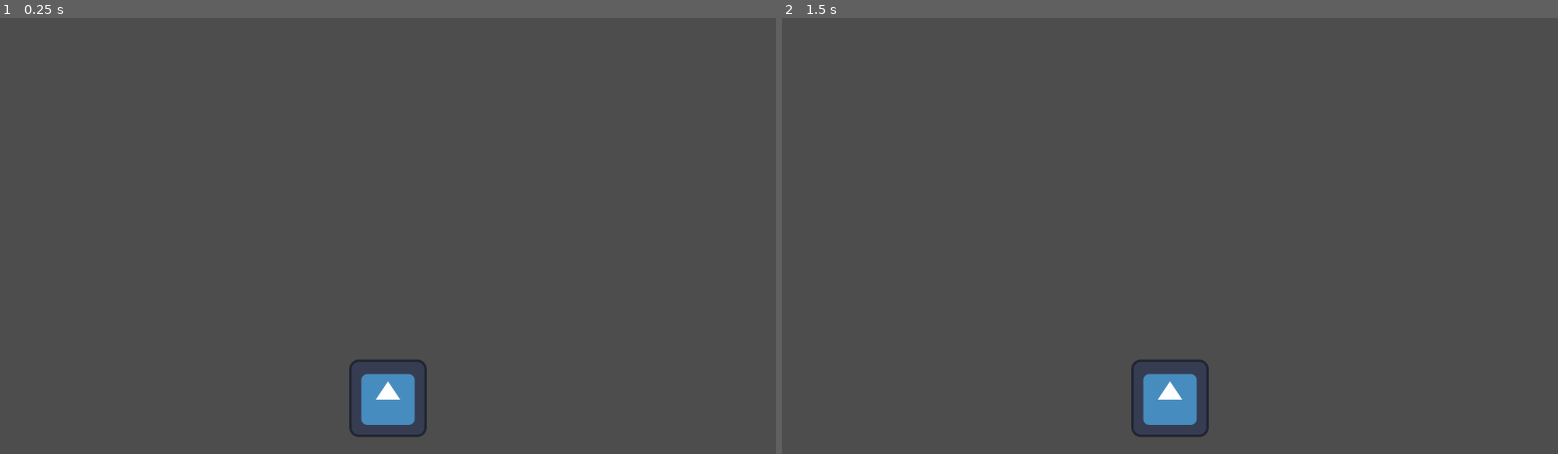
Above: before the commit, frames 1-2 (left to right).
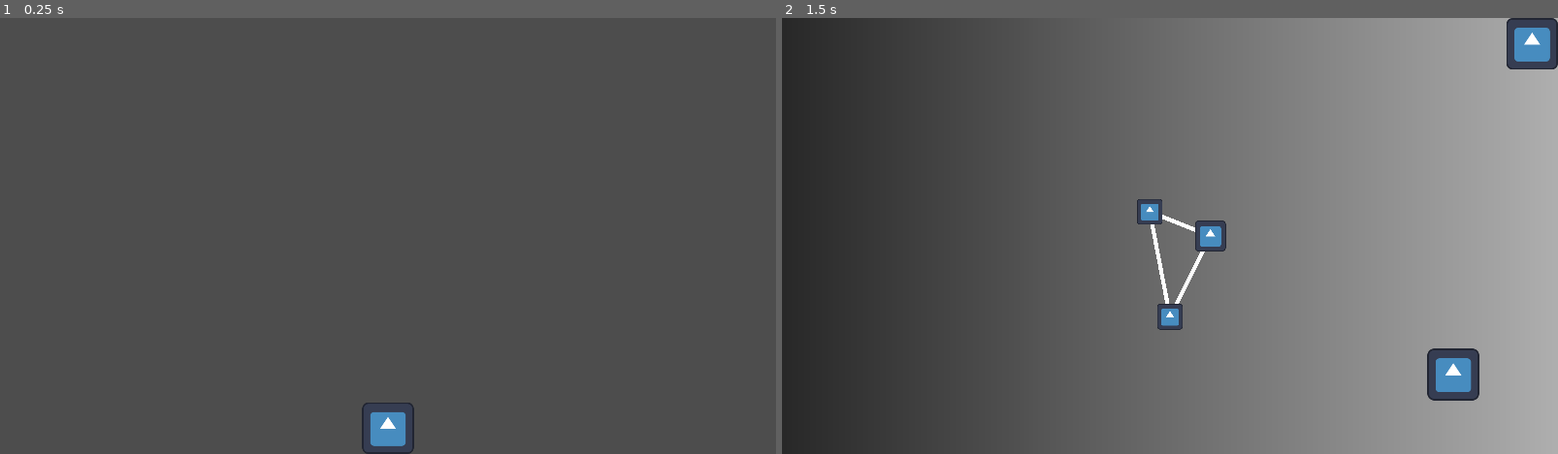
Above: after the commit, the same moments.

Repository: lxdua/EndingLine
Game: Godot game, scene res://Scene/BaseScene/base_scene.tscn
Two runs of this game, one before a commit and one after it. Both use one fixed random seed, a clock stepped at 60 frames per second and the inputs below. The engine's default icon, where the game draws it, is replaced by a stand-in: a white triangle on a blue panel in a dark square.
Inputs (mouse positions are in pixels of both pictures, inside the frame that each line leads up to; where the layout moved, square brackets give the same spot in the first picture):
- Up to frame 1 (0.25 s): no input
- Up to frame 2 (1.5 s): click (1170, 427) [1170, 406] at 0.5 s; click (1457, 375) at 1.27 s

The runs differ from the first frame. In frame 1, 1.2% of the frame differs, in the area x 45-55%, y 78-100%; in frame 2, 63%, in the area x 0-100%, y 0-100%.

Commit message:
把路线选择界面和基础界面连了一下

Diff:
--- /dev/null
+++ b/endinglinetry/Scene/BaseScene/base_scene.gd
@@ -0,0 +1,20 @@
+extends Node2D
+class_name BaseScene
+
+
+func _ready() -> void:
+	hide_all_secondary_scene()
+
+#region 二级界面相关
+
+@export var secondary_scene_root: Node2D
+@export var route_selection_scene: RouteSelectionScene
+
+func hide_all_secondary_scene():
+	for secondary_scene in secondary_scene_root.get_children():
+		secondary_scene.hide_all()
+
+func _on_route_selection_button_pressed() -> void:
+	route_selection_scene.show_all()
+
+#endregion
--- a/endinglinetry/Scene/BaseScene/base_scene.tscn
+++ b/endinglinetry/Scene/BaseScene/base_scene.tscn
@@ -1,21 +1,32 @@
-[gd_scene load_steps=2 format=3 uid="uid://bvorf6qptqxej"]
+[gd_scene load_steps=4 format=3 uid="uid://bvorf6qptqxej"]
 
+[ext_resource type="Script" path="res://Scene/BaseScene/base_scene.gd" id="1_gwi6o"]
 [ext_resource type="Texture2D" uid="uid://dgbe8puaplb6m" path="res://icon.svg" id="1_osfmn"]
+[ext_resource type="PackedScene" uid="uid://c5vtntw4vu6n" path="res://Scene/RouteSelectionScene/route_selection_scene.tscn" id="2_7vr7o"]
 
-[node name="BaseScene" type="Node2D"]
+[node name="BaseScene" type="Node2D" node_paths=PackedStringArray("secondary_scene_root", "route_selection_scene")]
+script = ExtResource("1_gwi6o")
+secondary_scene_root = NodePath("SecondarySceneRoot")
+route_selection_scene = NodePath("SecondarySceneRoot/RouteSelectionScene")
 
-[node name="BaseSceneUI" type="CanvasLayer" parent="."]
+[node name="SecondarySceneRoot" type="Node2D" parent="."]
 
-[node name="ButtonContainer" type="HBoxContainer" parent="BaseSceneUI"]
+[node name="RouteSelectionScene" parent="SecondarySceneRoot" instance=ExtResource("2_7vr7o")]
+
+[node name="UI" type="CanvasLayer" parent="."]
+
+[node name="ButtonContainer" type="HBoxContainer" parent="UI"]
 anchors_preset = 12
 anchor_top = 1.0
 anchor_right = 1.0
 anchor_bottom = 1.0
-offset_top = -156.0
+offset_top = -128.0
 grow_horizontal = 2
 grow_vertical = 0
 alignment = 1
 
-[node name="RouteSelectionButton" type="TextureButton" parent="BaseSceneUI/ButtonContainer"]
+[node name="RouteSelectionButton" type="TextureButton" parent="UI/ButtonContainer"]
 layout_mode = 2
 texture_normal = ExtResource("1_osfmn")
+
+[connection signal="pressed" from="UI/ButtonContainer/RouteSelectionButton" to="." method="_on_route_selection_button_pressed"]
--- a/endinglinetry/Scene/RouteSelectionScene/Station/station.gd
+++ b/endinglinetry/Scene/RouteSelectionScene/Station/station.gd
@@ -4,7 +4,7 @@
 var station_id: int
 var station_position: Vector2
 
-@onready var route_selection: = get_parent().get_parent()
+@onready var route_selection: RouteSelectionScene = $"../../.."
 
 func _ready() -> void:
 	global_position = station_position
--- a/endinglinetry/Scene/RouteSelectionScene/TrainInMap/train_in_map.gd
+++ /dev/null
@@ -1,4 +0,0 @@
-extends Node2D
-
-func init_train(station: Station):
-	global_position = station.station_position
--- a/endinglinetry/Scene/RouteSelectionScene/TrainInMap/train_in_map.tscn
+++ b/endinglinetry/Scene/RouteSelectionScene/TrainInMap/train_in_map.tscn
@@ -1,18 +1,9 @@
-[gd_scene load_steps=3 format=3 uid="uid://bjn0jxrrcrn7u"]
+[gd_scene load_steps=2 format=3 uid="uid://bjn0jxrrcrn7u"]
 
-[ext_resource type="Script" path="res://Scene/RouteSelectionScene/TrainInMap/train_in_map.gd" id="1_7geg7"]
 [ext_resource type="Texture2D" uid="uid://dgbe8puaplb6m" path="res://icon.svg" id="2_hcgb0"]
 
 [node name="TrainInMap" type="Node2D"]
-script = ExtResource("1_7geg7")
 
 [node name="TrainInMapSprite" type="Sprite2D" parent="."]
 scale = Vector2(0.6, 0.6)
 texture = ExtResource("2_hcgb0")
-
-[node name="Camera" type="Camera2D" parent="."]
-position_smoothing_enabled = true
-drag_horizontal_enabled = true
-drag_vertical_enabled = true
-editor_draw_limits = true
-editor_draw_drag_margin = true
--- a/endinglinetry/Scene/RouteSelectionScene/route_selection_scene.gd
+++ b/endinglinetry/Scene/RouteSelectionScene/route_selection_scene.gd
@@ -9,9 +9,9 @@
 
 @export var map_res: MapRes
 
-@onready var track_root: Node2D = $TrackRoot
-@onready var station_root: Node2D = $StationRoot
-@onready var train_in_map: Node2D = $TrainInMap
+@export var track_root: Node2D
+@export var station_root: Node2D
+@export var train_in_map: Node2D
 
 func _ready() -> void:
 	init_floyd()
@@ -88,6 +88,7 @@
 				mid_station[x][y] = k
 
 func get_shortest_path(start_station: Station, end_station: Station):
+	shortest_path.clear()
 	calc_mid(start_station.station_id, end_station.station_id)
 	return shortest_path
 
@@ -117,7 +118,8 @@
 var route_list: Array[int]
 
 func init_train():
-	train_in_map.init_train(station_dict[0])
+	train_in_map.global_position = station_dict[0].station_position
+	current_station_id = 0
 
 func drive():
 	route_list = get_shortest_path(station_dict[current_station_id], station_dict[destination_id])
@@ -139,9 +141,24 @@
 
 #region UI交互
 
+@onready var map: CanvasLayer = $Map
+@onready var ui: CanvasLayer = $UI
+
+func show_all():
+	map.show()
+	ui.show()
+
+func hide_all():
+	map.hide()
+	ui.hide()
+
 ## 确认出发
 func _on_set_sail_button_pressed() -> void:
 	drive()
 	print("出发！")
 
+func _on_close_button_pressed() -> void:
+	hide_all()
+	print("关闭")
+
 #endregion
--- a/endinglinetry/Scene/RouteSelectionScene/route_selection_scene.tscn
+++ b/endinglinetry/Scene/RouteSelectionScene/route_selection_scene.tscn
@@ -1,32 +1,69 @@
-[gd_scene load_steps=5 format=3 uid="uid://c5vtntw4vu6n"]
+[gd_scene load_steps=7 format=3 uid="uid://c5vtntw4vu6n"]
 
 [ext_resource type="Script" path="res://Scene/RouteSelectionScene/route_selection_scene.gd" id="1_uwgh6"]
 [ext_resource type="Texture2D" uid="uid://dgbe8puaplb6m" path="res://icon.svg" id="1_wsivo"]
 [ext_resource type="Resource" uid="uid://r7jiclu5duer" path="res://Resource/Map/MapRes/map1.tres" id="2_obe6l"]
 [ext_resource type="PackedScene" uid="uid://bjn0jxrrcrn7u" path="res://Scene/RouteSelectionScene/TrainInMap/train_in_map.tscn" id="3_d0dn0"]
 
-[node name="RouteSelectionScene" type="Node2D"]
+[sub_resource type="Gradient" id="Gradient_lrcro"]
+
+[sub_resource type="GradientTexture2D" id="GradientTexture2D_cyxby"]
+gradient = SubResource("Gradient_lrcro")
+
+[node name="RouteSelectionScene" type="Node2D" node_paths=PackedStringArray("track_root", "station_root", "train_in_map")]
 script = ExtResource("1_uwgh6")
 map_res = ExtResource("2_obe6l")
+track_root = NodePath("Map/TrackRoot")
+station_root = NodePath("Map/StationRoot")
+train_in_map = NodePath("Map/TrainInMap")
 
-[node name="TrackRoot" type="Node2D" parent="."]
+[node name="Map" type="CanvasLayer" parent="."]
+layer = 3
+follow_viewport_enabled = true
 
-[node name="StationRoot" type="Node2D" parent="."]
+[node name="BackGround" type="Sprite2D" parent="Map"]
+position = Vector2(287.5, 126.5)
+scale = Vector2(57.8594, 35.6719)
+texture = SubResource("GradientTexture2D_cyxby")
 
-[node name="TrainInMap" parent="." instance=ExtResource("3_d0dn0")]
+[node name="TrackRoot" type="Node2D" parent="Map"]
 
-[node name="RouteSelectionUI" type="CanvasLayer" parent="."]
+[node name="StationRoot" type="Node2D" parent="Map"]
 
-[node name="SetSailButton" type="TextureButton" parent="RouteSelectionUI"]
+[node name="TrainInMap" parent="Map" instance=ExtResource("3_d0dn0")]
+
+[node name="Camera" type="Camera2D" parent="Map/TrainInMap"]
+position_smoothing_enabled = true
+drag_horizontal_enabled = true
+drag_vertical_enabled = true
+editor_draw_limits = true
+editor_draw_drag_margin = true
+
+[node name="UI" type="CanvasLayer" parent="."]
+layer = 4
+
+[node name="CloseButton" type="TextureButton" parent="UI"]
+anchors_preset = 1
+anchor_left = 1.0
+anchor_right = 1.0
+offset_left = -128.0
+offset_bottom = 128.0
+grow_horizontal = 0
+texture_normal = ExtResource("1_wsivo")
+
+[node name="SetSailButton" type="TextureButton" parent="UI"]
 anchors_preset = 3
 anchor_left = 1.0
 anchor_top = 1.0
 anchor_right = 1.0
 anchor_bottom = 1.0
-offset_left = -40.0
-offset_top = -40.0
+offset_left = -323.0
+offset_top = -261.0
+offset_right = -195.0
+offset_bottom = -133.0
 grow_horizontal = 0
 grow_vertical = 0
 texture_normal = ExtResource("1_wsivo")
 
-[connection signal="pressed" from="RouteSelectionUI/SetSailButton" to="." method="_on_set_sail_button_pressed"]
+[connection signal="pressed" from="UI/CloseButton" to="." method="_on_close_button_pressed"]
+[connection signal="pressed" from="UI/SetSailButton" to="." method="_on_set_sail_button_pressed"]
--- a/endinglinetry/project.godot
+++ b/endinglinetry/project.godot
@@ -22,6 +22,7 @@
 window/size/always_on_top=true
 window/size/window_width_override=1280
 window/size/window_height_override=720
+window/stretch/mode="canvas_items"
 
 [input]
 
